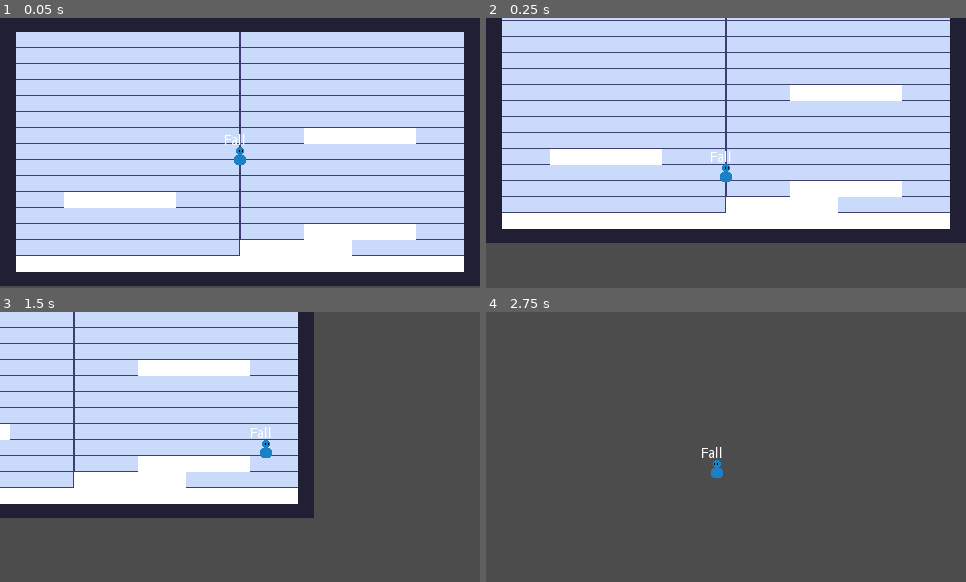
Above: before the commit, frames 1-4 (two rows, left to right).
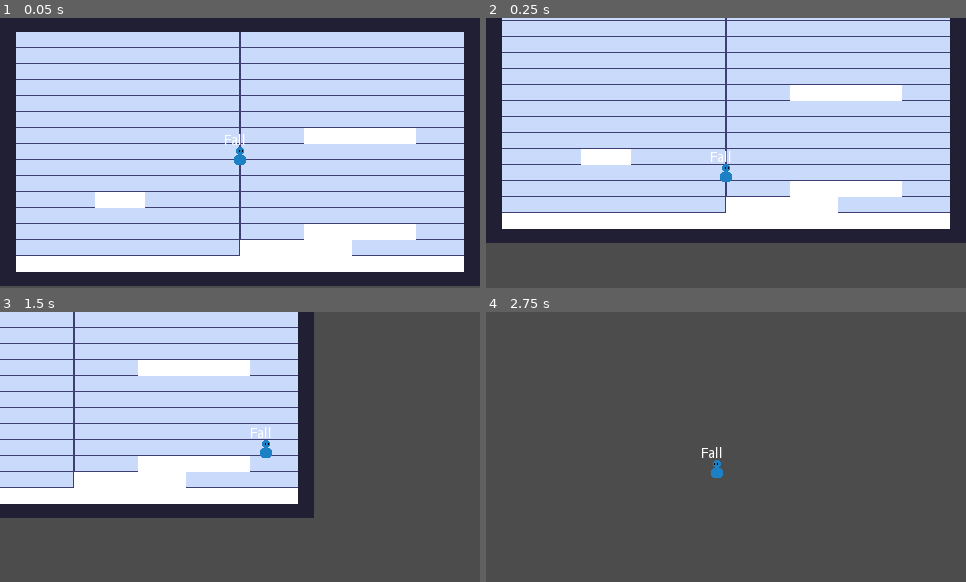
Above: after the commit, the same moments.

Repository: VuurMos/godot-3.5-platformer-character-controller
Game: Godot game, scene res://Game.tscn
Two runs of this game, one before a commit and one after it. Both use one fixed random seed, a clock stepped at 60 frames per second and the inputs below.
Inputs:
- Up to frame 1 (0.05 s): no input
- Up to frame 2 (0.25 s): no input
- Up to frame 3 (1.5 s): hold X (dash) 0.53-1.28 s; hold Right (right) from 0.53 s (still down); tap C (jump) at 0.77 s; tap X (dash) at 1.35 s
- Up to frame 4 (2.75 s): tap C (jump) at 1.52 s; release Right (right) at 2.03 s; hold Left (left) from 2.03 s (still down); hold X (dash) from 2.03 s (still down)

The runs differ from the first frame. In frame 1, 0.8% of the frame differs, in the area x 13-37%, y 64-71%; in frame 2, 0.8%; in frame 3, 0.1%; in frame 4, nothing differs.

Commit message:
Added dash cooldown with timer

Diff:
--- a/platformer-controller/Game.tscn
+++ b/platformer-controller/Game.tscn
@@ -1,8 +1,11 @@
-[gd_scene load_steps=4 format=2]
+[gd_scene load_steps=5 format=2]
 
 [ext_resource path="res://player/PlatformController.tscn" type="PackedScene" id=1]
 [ext_resource path="res://platform/TestPlatform.tscn" type="PackedScene" id=2]
 [ext_resource path="res://platform/testbg.png" type="Texture" id=3]
+
+[sub_resource type="RectangleShape2D" id=1]
+extents = Vector2( 56, 8 )
 
 [node name="Game" type="Node2D"]
 
@@ -22,8 +25,17 @@
 [node name="TestPlatform5" parent="." instance=ExtResource( 2 )]
 position = Vector2( 56, 96 )
 
-[node name="TestPlatform3" parent="." instance=ExtResource( 2 )]
+[node name="TestPlatform3" type="StaticBody2D" parent="."]
 position = Vector2( -120, 48 )
+scale = Vector2( 0.439999, 1 )
+
+[node name="CollisionShape2D" type="CollisionShape2D" parent="TestPlatform3"]
+shape = SubResource( 1 )
+
+[node name="Polygon2D" type="Polygon2D" parent="TestPlatform3"]
+position = Vector2( -4.50015e-06, -2.38419e-07 )
+scale = Vector2( 1.01818, 0.8 )
+polygon = PoolVector2Array( -55, -10, 55, -10, 55, 10, -0.0357552, 10, -55, 10, -55, -0.0478725 )
 
 [node name="TestPlatform4" parent="." instance=ExtResource( 2 )]
 position = Vector2( 120, -16 )
--- a/platformer-controller/player/PlatformController.tscn
+++ b/platformer-controller/player/PlatformController.tscn
@@ -43,6 +43,10 @@
 wait_time = 0.3
 one_shot = true
 
+[node name="DashCooldown" type="Timer" parent="StateTimers"]
+wait_time = 0.6
+one_shot = true
+
 [node name="StateMachine" type="Node" parent="."]
 script = ExtResource( 3 )
 initial_state = NodePath("Idle")
--- a/platformer-controller/player/platform-controller.gd
+++ b/platformer-controller/player/platform-controller.gd
@@ -41,6 +41,7 @@
 onready var jump_buffer = $StateTimers/JumpBuffer
 onready var coyote_timer = $StateTimers/CoyoteTimer
 onready var fall_timer = $StateTimers/FallTimer
+onready var dash_cooldown = $StateTimers/DashCooldown
 onready var state_machine = $StateMachine
 onready var state_label = $StateLabel
 
--- a/platformer-controller/player/player-state-machine/player-states/player-dash-state.gd
+++ b/platformer-controller/player/player-state-machine/player-states/player-dash-state.gd
@@ -21,6 +21,8 @@
 			dash_direction = 1
 		else:
 			dash_direction = -1
+
+	player.dash_cooldown.start()
 
 
 func physics_update(delta: float) -> void:
--- a/platformer-controller/player/player-state-machine/player-states/player-fall-state.gd
+++ b/platformer-controller/player/player-state-machine/player-states/player-fall-state.gd
@@ -37,7 +37,7 @@
 		state_machine.transition_to("Jump")
 		return
 
-	if player.dash_input:
+	if player.dash_input and player.dash_cooldown.is_stopped():
 		state_machine.transition_to("Dash")
 		player.fall_timer.stop()
 		return
--- a/platformer-controller/player/player-state-machine/player-states/player-ground-state.gd
+++ b/platformer-controller/player/player-state-machine/player-states/player-ground-state.gd
@@ -15,7 +15,7 @@
 		state_machine.transition_to("Fall", {from_ground = true})
 		return
 
-	if player.dash_input:
+	if player.dash_input and player.dash_cooldown.is_stopped():
 		state_machine.transition_to("Dash")
 		return
 
--- a/platformer-controller/player/player-state-machine/player-states/player-jump-state.gd
+++ b/platformer-controller/player/player-state-machine/player-states/player-jump-state.gd
@@ -28,7 +28,7 @@
 
 	check_air_transitions()
 
-	if player.dash_input:
+	if player.dash_input and player.dash_cooldown.is_stopped():
 		state_machine.transition_to("Dash")
 		player.fall_timer.stop()
 		return
